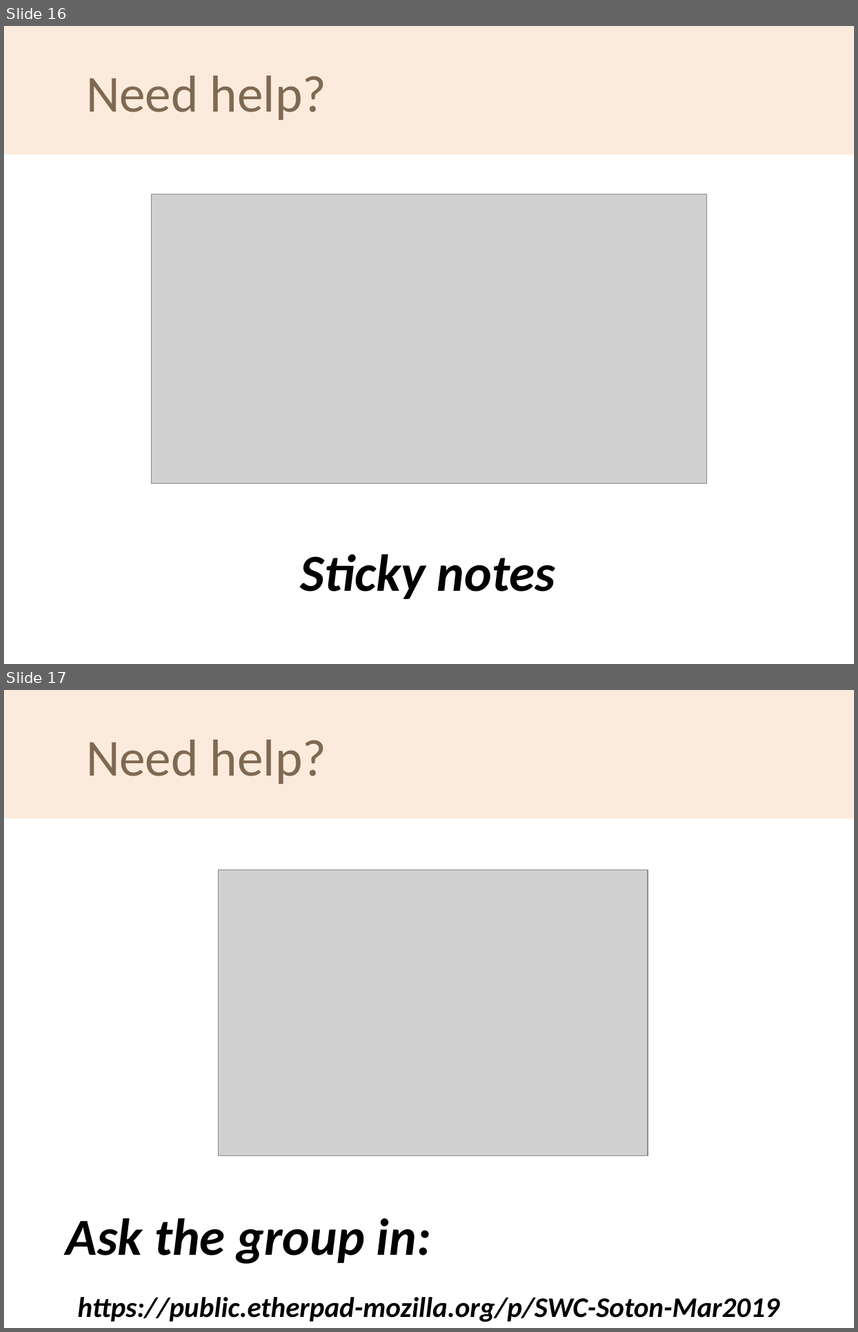
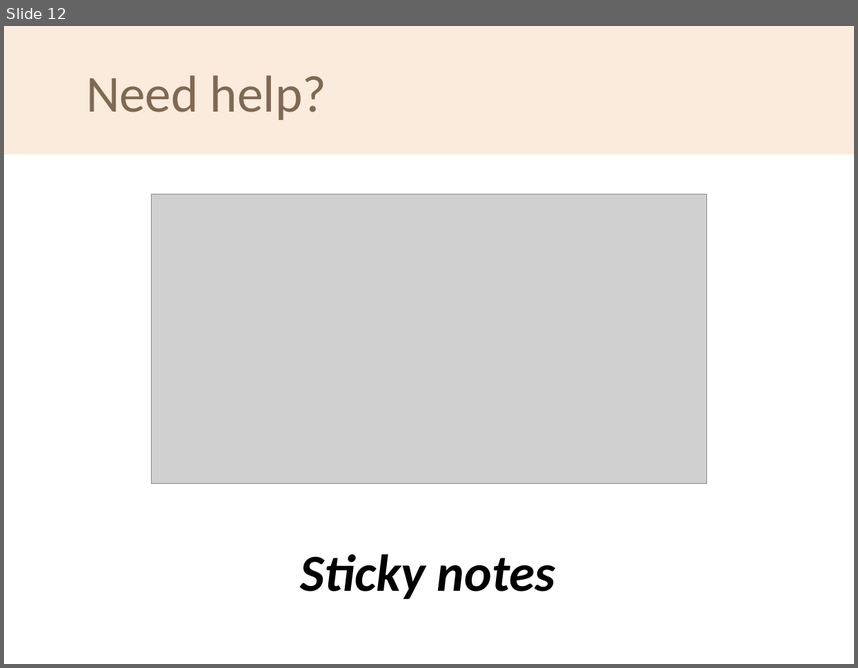
Before and after one commit to softwaresaved/2020-04-30-ramp-swc, a slide deck: welcome/swc-rsg-short-intro.odp. Shown one above the other, each under a label of ours: slides 16 and 17 before the commit, slide 12 after it. The pictures are 858x1332 and 858x668 pixels, drawn with LibreOffice and Linux fonts; fonts in the diff are those of the drawing; grey boxes stand for pictures; background and template pictures are left out. Boxes give left, top, right and bottom in pixels: in the first picture for what was removed or moved away, otherwise in the second. Text is boxed around its words. In the diff, an @@ line names an element or a change of style, - is before the commit and + after.

```diff
--- a/welcome/swc-rsg-short-intro.odp
+++ b/welcome/swc-rsg-short-intro.odp
@@ slide 17 removed at [4,690,854,1328], background #FFFFFF; not listed: 1 template element that a slide beside it also shows @@
@@ title removed at [86,740,327,784] @@
-Need help?
@@ picture removed at [218,869,648,1155] @@
@@ text removed at [66,1218,780,1321] @@
-Ask the group in:
-https://public.etherpad-mozilla.org/p/SWC-Soton-Mar2019
@@ what was slide 16 is now slide 12 @@
```
Also in this commit, not shown: 5 slides changed, 4 other slides removed, 3 other files.
